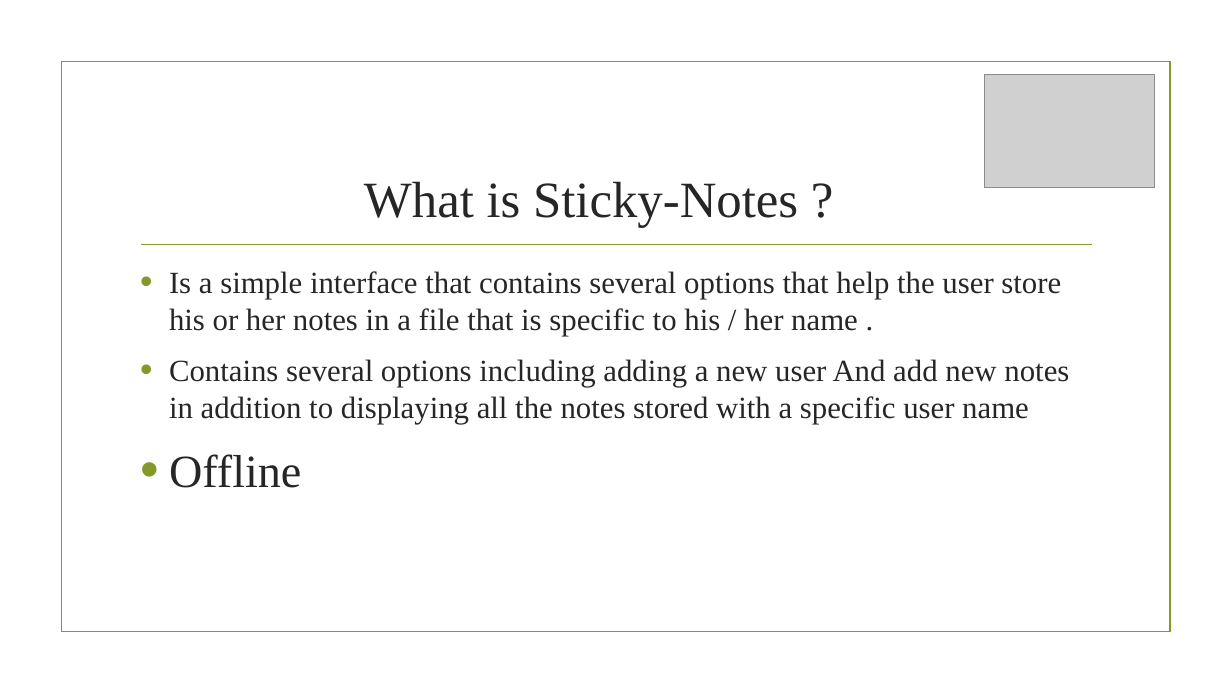
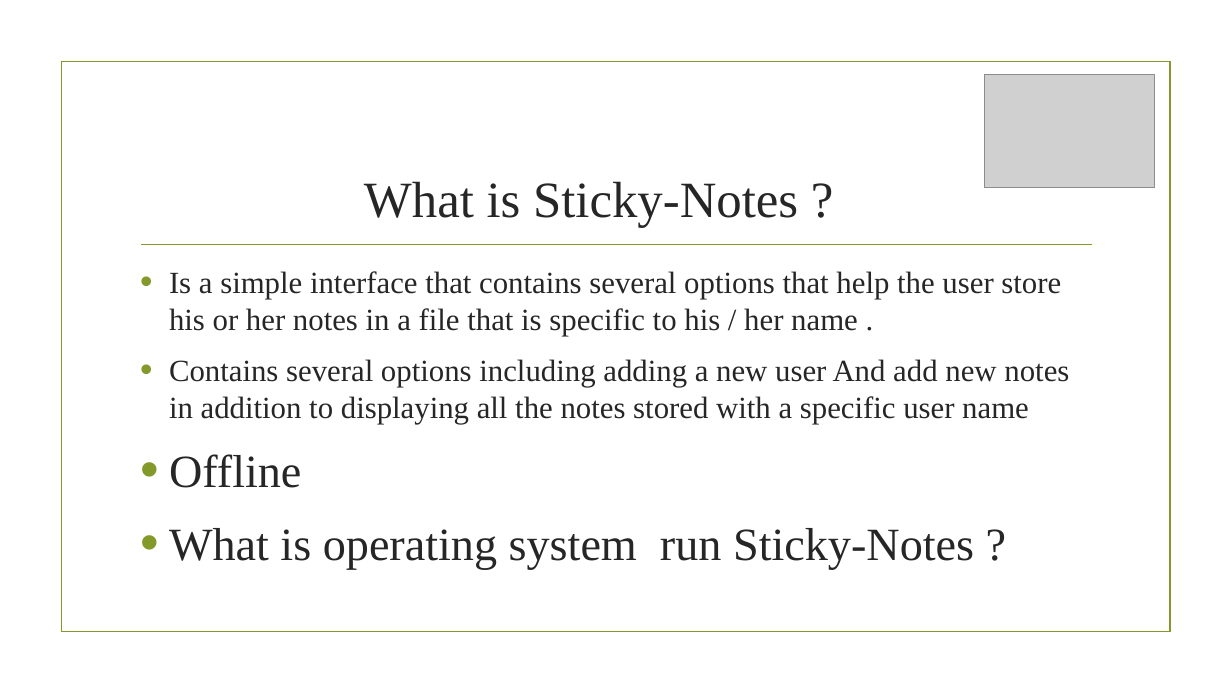
Before and after one commit to ibrahim123abusamrah/show, a slide deck: slide 3 of Sticky-Notes_B.pptx (slide 4 before the commit). Drawn at 1232x693 pixels with LibreOffice and Linux fonts; fonts in the diff are those of the drawing; grey boxes stand for pictures; background and template pictures are left out. Boxes give left, top, right and bottom in pixels: in the first picture for what was removed or moved away, otherwise in the second. Text is boxed around its words. In the diff, an @@ line names an element or a change of style, - is before the commit and + after.

```diff
--- a/Sticky-Notes_B.pptx
+++ b/Sticky-Notes_B.pptx
@@ text at [169,528,974,569]: paragraph added @@
+• What is operating system run Sticky-Notes ?
```
Also in this commit, not shown: 1 other slide changed, 5 slides added, 4 slides removed.
